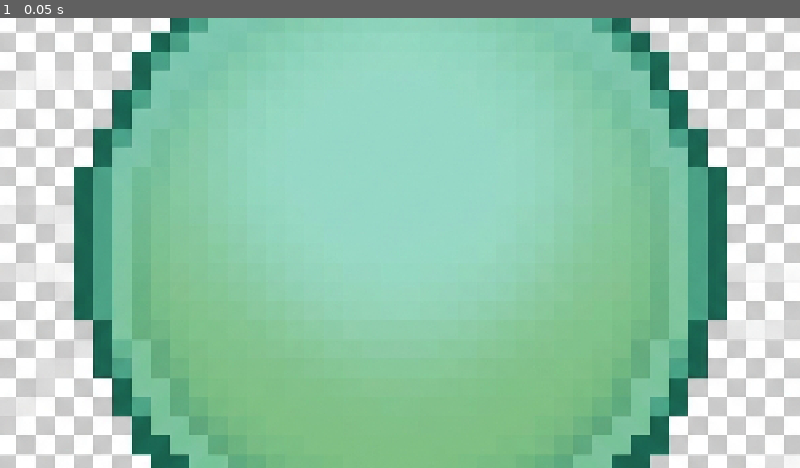
Above: before the commit, frame 1.
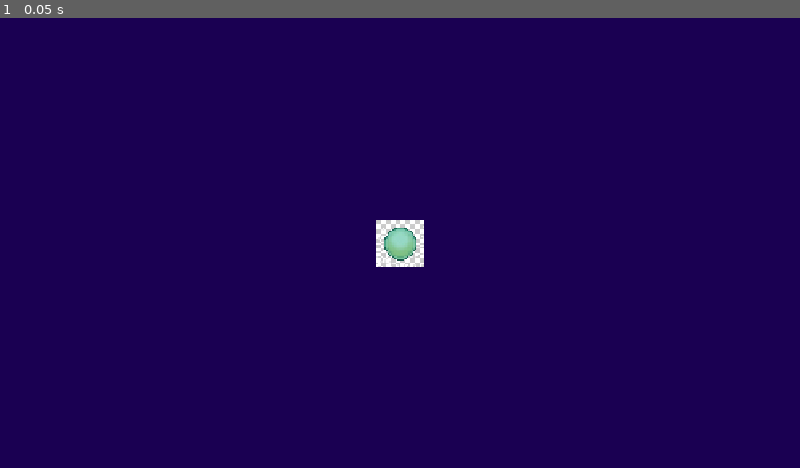
Above: after the commit, the same moment.

Repository: pipermerriam/those-of-we
Game: Godot game, scene res://scenes/environment/world.tscn
Two runs of this game, one before a commit and one after it. Both use one fixed random seed, a clock stepped at 60 frames per second and the inputs below.
Inputs:
- Up to frame 1 (0.05 s): no input

The runs differ from the first frame. In frame 1, 100% of the frame differs, in the area x 0-100%, y 0-100%.

Commit message:
Fix WASD controls and scale down player sprite
- Remove class_name from player script that may cause issues
- Scale player sprite to 0.05 (was 1024px, now ~50px)
- Adjust collision radius to match scaled sprite

Diff:
--- a/game/scenes/characters/player.tscn
+++ b/game/scenes/characters/player.tscn
@@ -4,7 +4,7 @@
 [ext_resource type="Texture2D" uid="uid://bqxv4b5nnu3mo" path="res://assets/art/characters/player/player_cell.png" id="2_44d6u"]
 
 [sub_resource type="CircleShape2D" id="CircleShape2D_b8b0s"]
-radius = 32.0
+radius = 25.0
 
 [node name="Player" type="CharacterBody2D"]
 script = ExtResource("1_b8b0s")
@@ -13,6 +13,7 @@
 shape = SubResource("CircleShape2D_b8b0s")
 
 [node name="Sprite2D" type="Sprite2D" parent="."]
+scale = Vector2(0.05, 0.05)
 texture = ExtResource("2_44d6u")
 
 [node name="Camera2D" type="Camera2D" parent="."]
--- a/game/scripts/player.gd
+++ b/game/scripts/player.gd
@@ -1,4 +1,3 @@
-class_name Player
 extends CharacterBody2D
 
 @export var speed: float = 300.0
